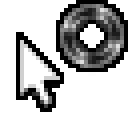
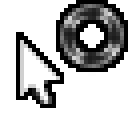
Revision of a layered 128x128 image; what changed, layer by layer:
added layer "9" above "8" over box(20, 4, 124, 108)
added layer "8" above "7" over box(20, 4, 124, 108)
added layer "7" above "6" over box(20, 4, 124, 108)
added layer "6" above "5" over box(20, 4, 124, 108)
renamed "(32px)_8 (20ms) (replace)" to "5", moved it above "4", painted on it over box(20, 4, 124, 112)
removed layer "(32px)_7 (20ms) (replace)" over box(20, 4, 124, 112)
removed layer "(32px)_6 (20ms) (replace)" over box(20, 4, 124, 112)
removed layer "(32px)_5 (20ms) (replace)" over box(20, 4, 124, 112)
removed layer "(32px)_4 (20ms) (replace)" over box(20, 4, 124, 112)
removed layer "(32px)_3 (20ms) (replace)" over box(20, 4, 124, 112)
added layer "4" above "3" over box(20, 4, 124, 108)
added layer "3" above "2" over box(20, 4, 124, 108)
renamed "(32px)_9 (20ms) (replace)" to "2", painted on it over box(20, 4, 124, 112)
renamed "(32px)_2 (20ms) (replace)" to "1", painted on it over box(20, 4, 124, 112)
removed layer "(32px)_1 (20ms) (replace)" over box(20, 4, 124, 112)
